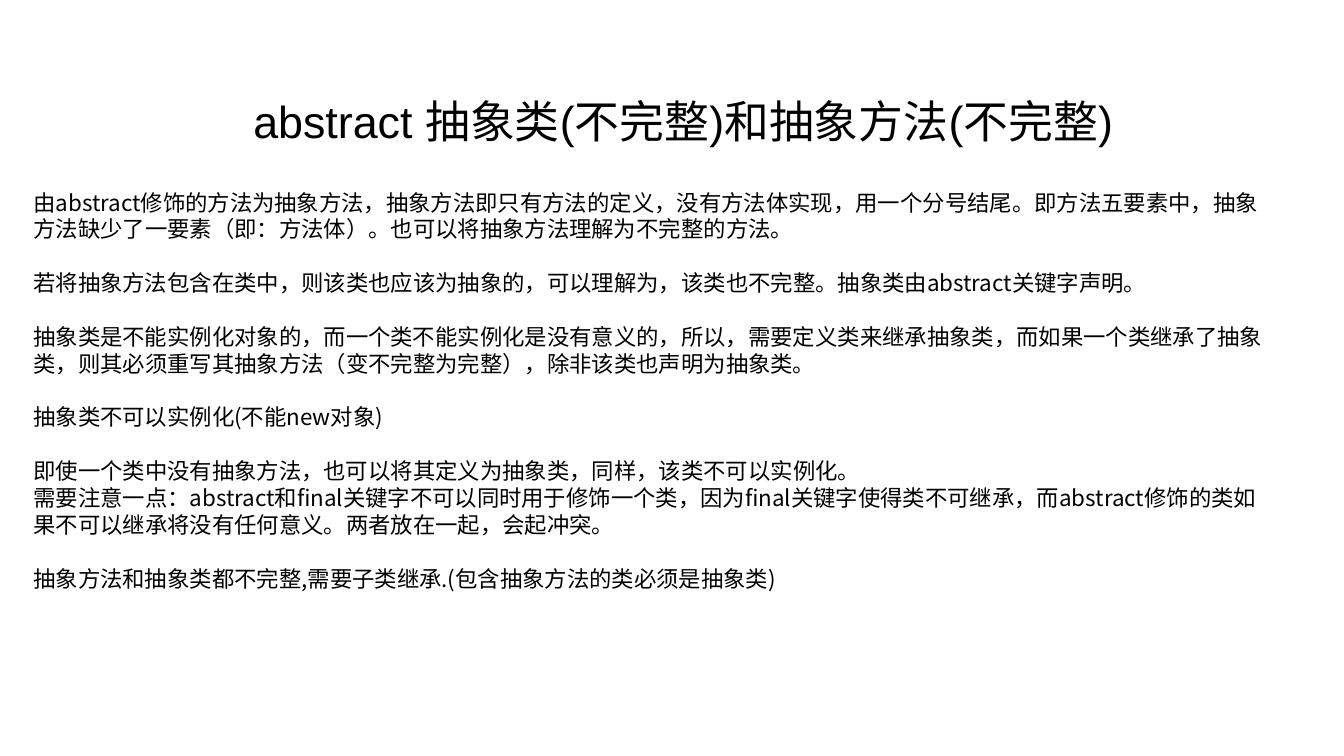
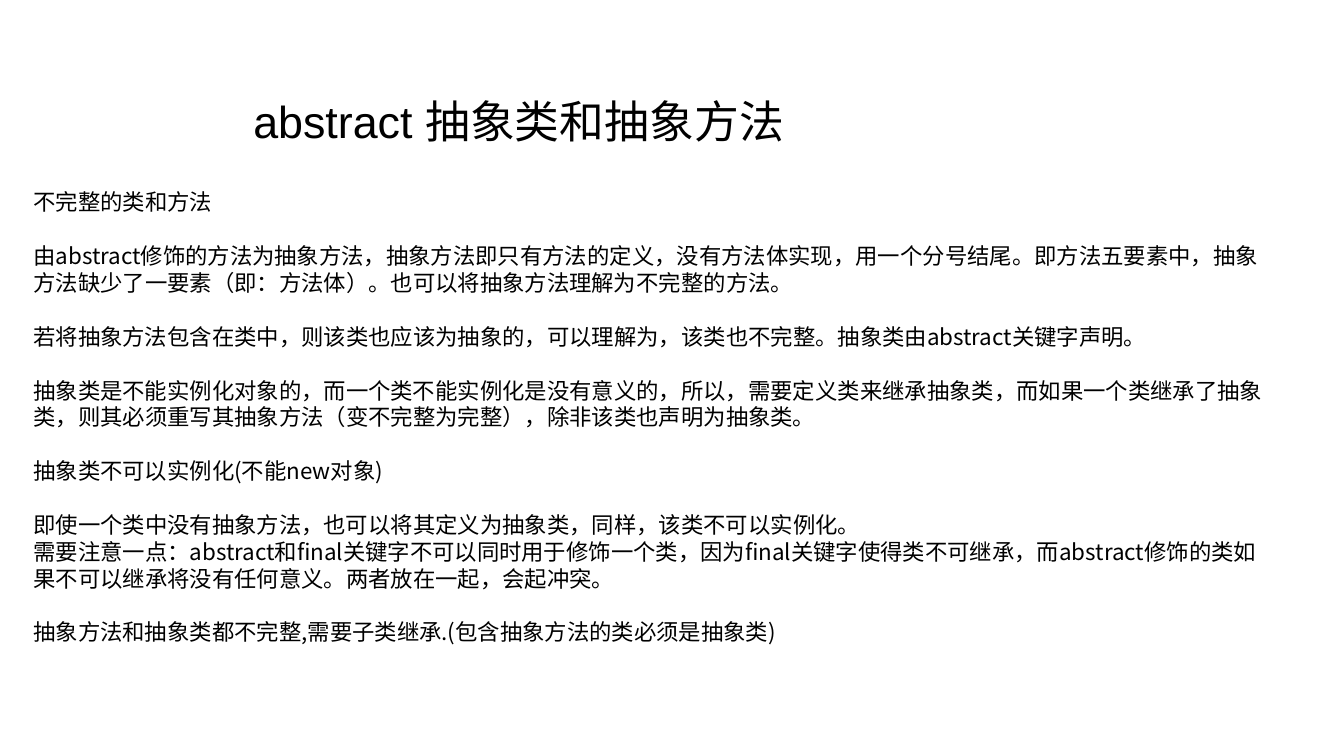
Before and after one commit to linkknown/PPT, a slide deck: slide 28 of 基础PPT/第2章：Java面向对象.pptx (slide 27 before the commit). Drawn at 1344x756 pixels with LibreOffice and Linux fonts; fonts in the diff are those of the drawing; background and template pictures are left out. Boxes give left, top, right and bottom in pixels: in the first picture for what was removed or moved away, otherwise in the second. Text is boxed around its words. In the diff, an @@ line names an element or a change of style, - is before the commit and + after.

```diff
--- a/基础PPT/第2章：Java面向对象.pptx
+++ b/基础PPT/第2章：Java面向对象.pptx
@@ text at <box>253,100,784,142</box>: text changed @@
-abstract 抽象类(不完整)和抽象方法(不完整)
+abstract 抽象类和抽象方法
@@ text at <box>33,191,212,212</box>: paragraph added @@
+不完整的类和方法
```
Also in this commit, not shown: 6 other slides changed, 2 slides added, 1 slide removed.
